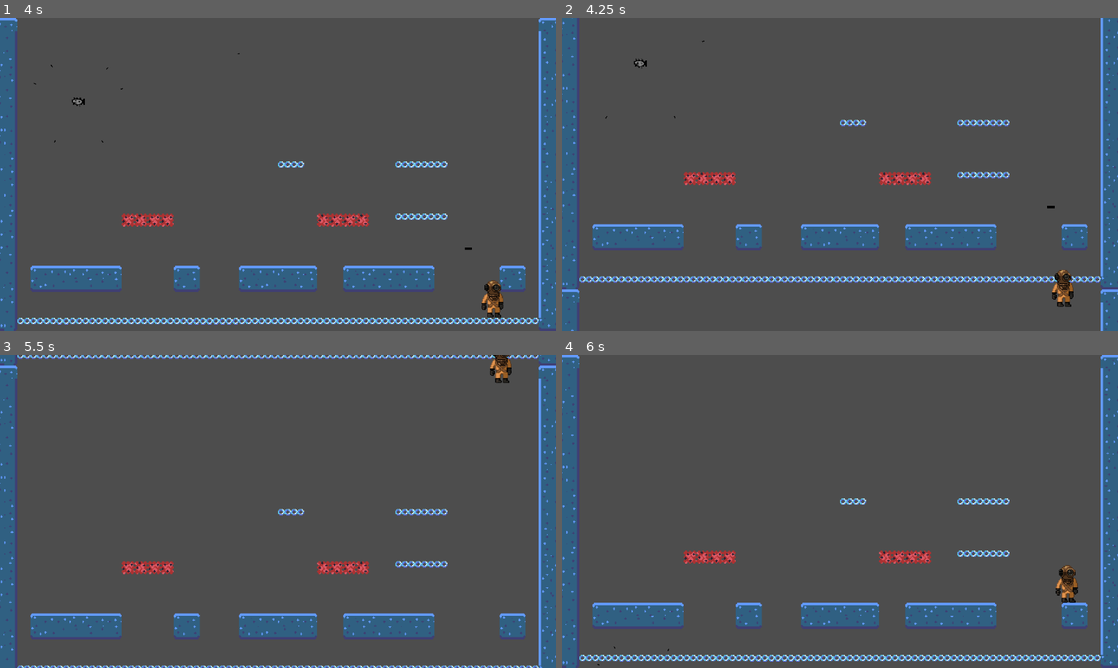
Above: before the commit, frames 1-4 (two rows, left to right).
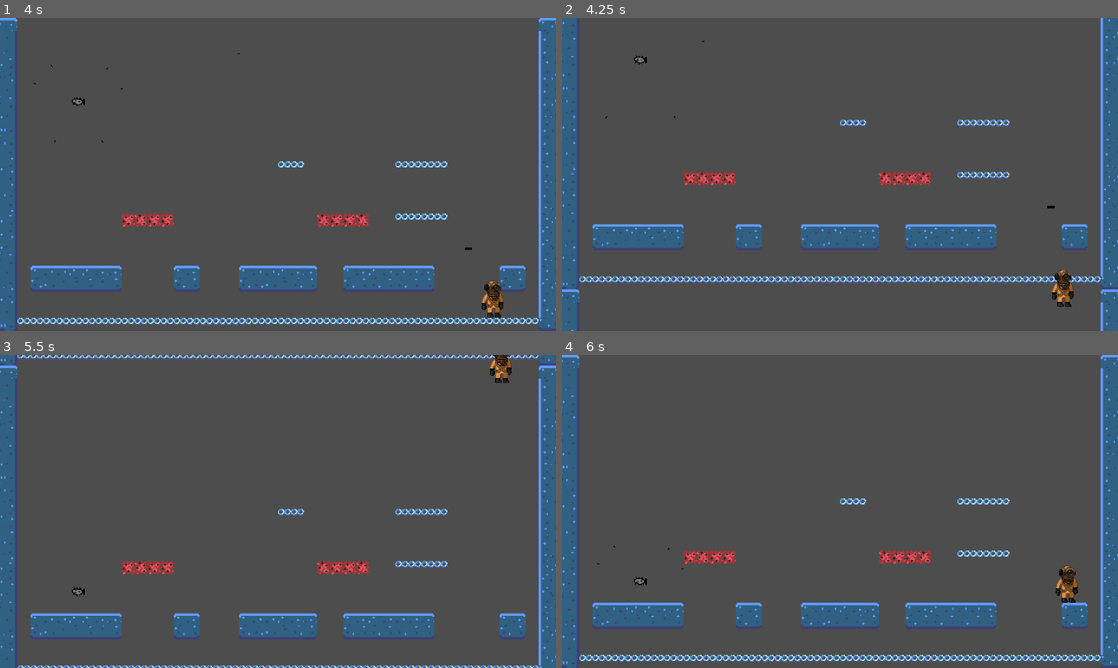
Above: after the commit, the same moments.

Repository: teamjakojaannos/ld57-depths
Game: Godot game, scene res://main.tscn
Two runs of this game, one before a commit and one after it. Both use one fixed random seed, a clock stepped at 60 frames per second and the inputs below.
Inputs:
- Up to frame 1 (4 s): tap Enter (ui_accept) at 0.5 s; hold Z (attack_1) 0.53-1.28 s; hold Right (right) 0.53-2.03 s; tap Space (jump) at 0.77, 1.52, 3.02, 3.77 s; tap Z (attack_1) at 1.35, 2.85 s; hold Left (left) 2.03-2.78 s; hold Z (attack_1) 2.03-2.78 s; hold Right (right) from 2.78 s (still down); hold Z (attack_1) from 3.53 s (still down)
- Up to frame 2 (4.25 s): keep holding Right (right); keep holding Z (attack_1)
- Up to frame 3 (5.5 s): release Right (right) at 4.28 s; release Z (attack_1) at 4.28 s; hold Left (left) 4.28-5.03 s; tap Z (attack_1) at 4.35 s; tap Space (jump) at 4.52 s; hold Right (right) from 5.03 s (still down); hold Z (attack_1) from 5.03 s (still down)
- Up to frame 4 (6 s): release Right (right) at 5.78 s; release Z (attack_1) at 5.78 s; hold Left (left) from 5.78 s (still down); tap Z (attack_1) at 5.85 s

Frame 1 is identical in both runs. In frame 2, less than 0.1% of the frame differs, in the area x 12-16%, y 11-17%; in frame 3, less than 0.1%; in frame 4, less than 0.1%.

Commit message:
fish is area2d

Diff:
--- a/characters/spike_fish.gd
+++ b/characters/spike_fish.gd
@@ -1,4 +1,4 @@
-extends RigidBody2D
+extends Area2D
 
 const spike_scene = preload("res://characters/spike.tscn")
 @export var spike_speed = 100.0
--- a/characters/spike_fish.tscn
+++ b/characters/spike_fish.tscn
@@ -21,10 +21,9 @@
 [sub_resource type="CircleShape2D" id="CircleShape2D_qtdsn"]
 radius = 8.0
 
-[node name="SpikeFish" type="RigidBody2D"]
+[node name="SpikeFish" type="Area2D"]
 collision_layer = 4
 collision_mask = 0
-gravity_scale = 0.0
 script = ExtResource("1_onis2")
 
 [node name="AnimatedSprite2D" type="AnimatedSprite2D" parent="."]
--- a/levels/level.gd
+++ b/levels/level.gd
@@ -18,5 +18,5 @@
 	var spawn_point = spawn_points.pick_random()
 
 	var fish: Node2D = spike_fish_prefab.instantiate()
-	fish.global_position = spawn_point.global_position
+	fish.position = spawn_point.position
 	add_child(fish)
